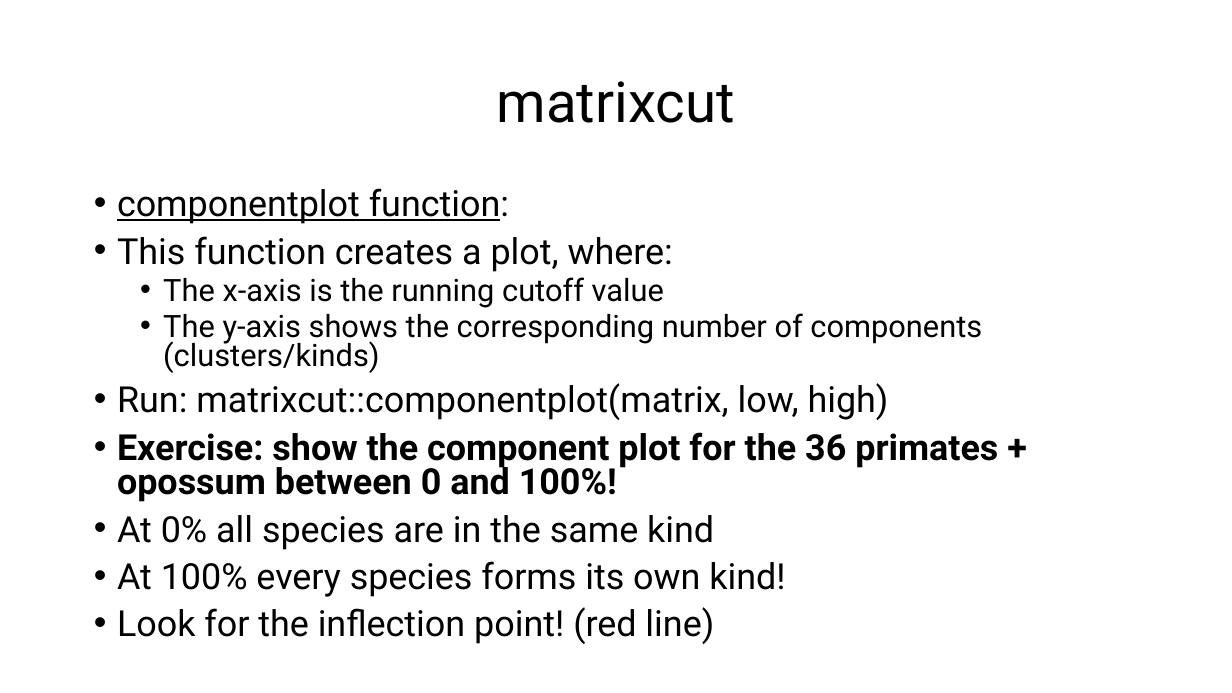
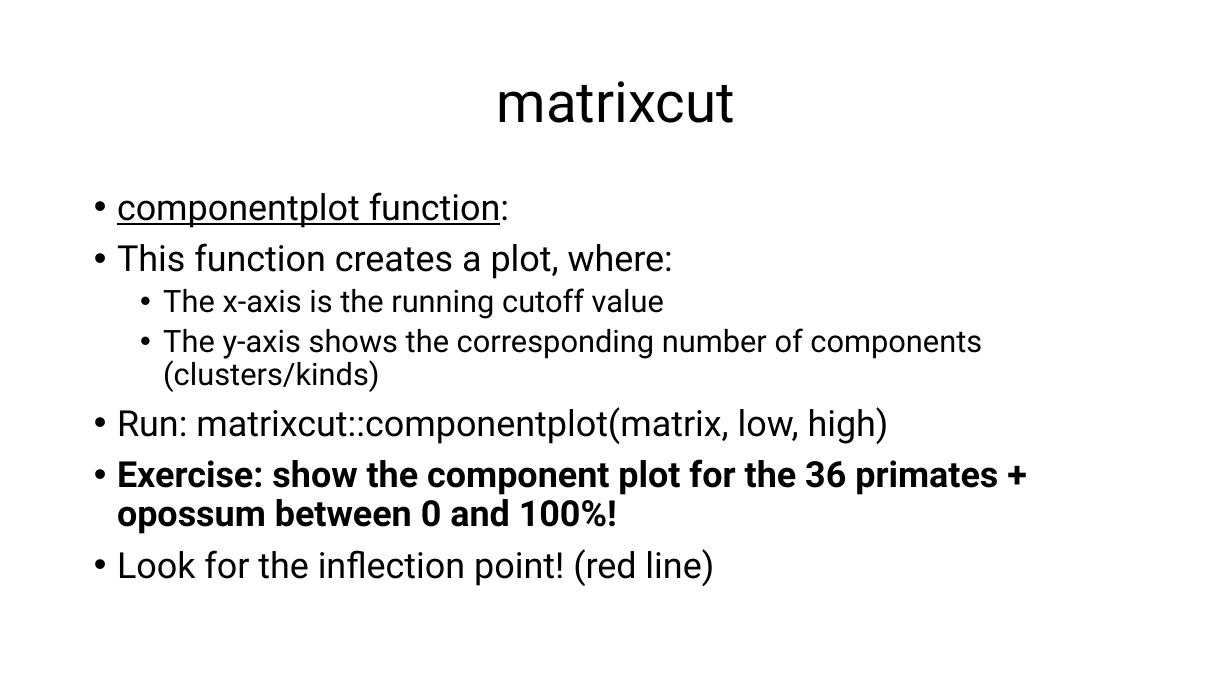
Before and after one commit to csmatyi/crs2025, a slide deck: slide 25 of CRS2025_R_workshop.pptx (slide 24 before the commit). Drawn at 1232x693 pixels with LibreOffice and Linux fonts; fonts in the diff are those of the drawing. Boxes give left, top, right and bottom in pixels: in the first picture for what was removed or moved away, otherwise in the second. Text is boxed around its words. In the diff, an @@ line names an element or a change of style, - is before the commit and + after.

```diff
--- a/CRS2025_R_workshop.pptx
+++ b/CRS2025_R_workshop.pptx
@@ text "componentplot function:" at bbox=[117, 192, 998, 586]: line spacing 0.8 to 0.9 @@
@@ text at bbox=[117, 515, 785, 597]: paragraphs removed @@
-• At 0% all species are in the same kind
-• At 100% every species forms its own kind!
```
Also in this commit, not shown: 11 other slides changed, 2 slides added, 1 other file.
